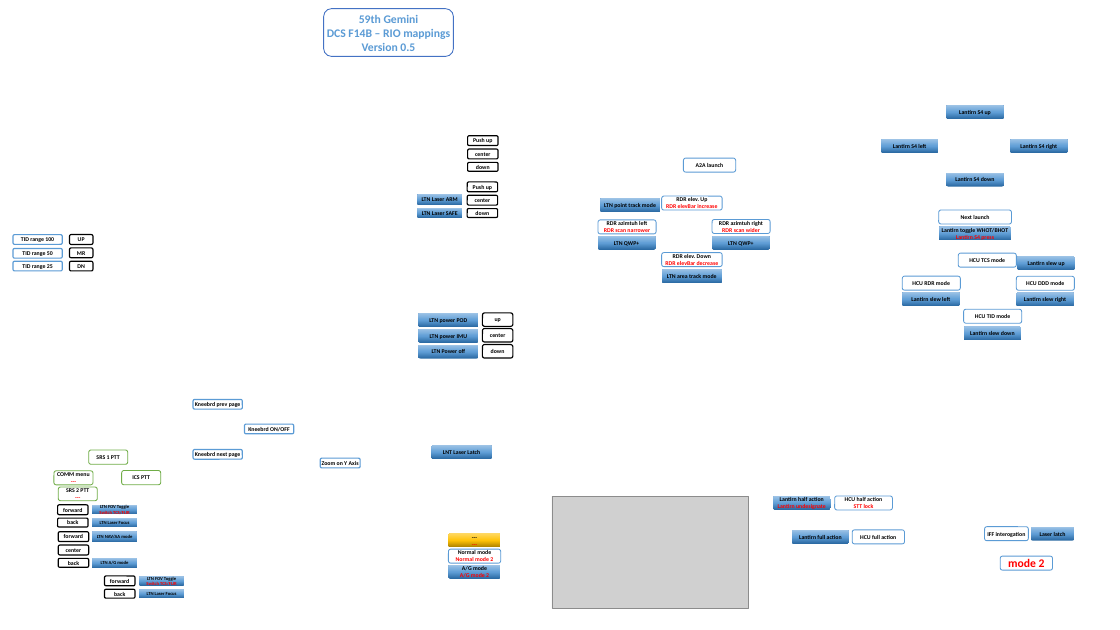
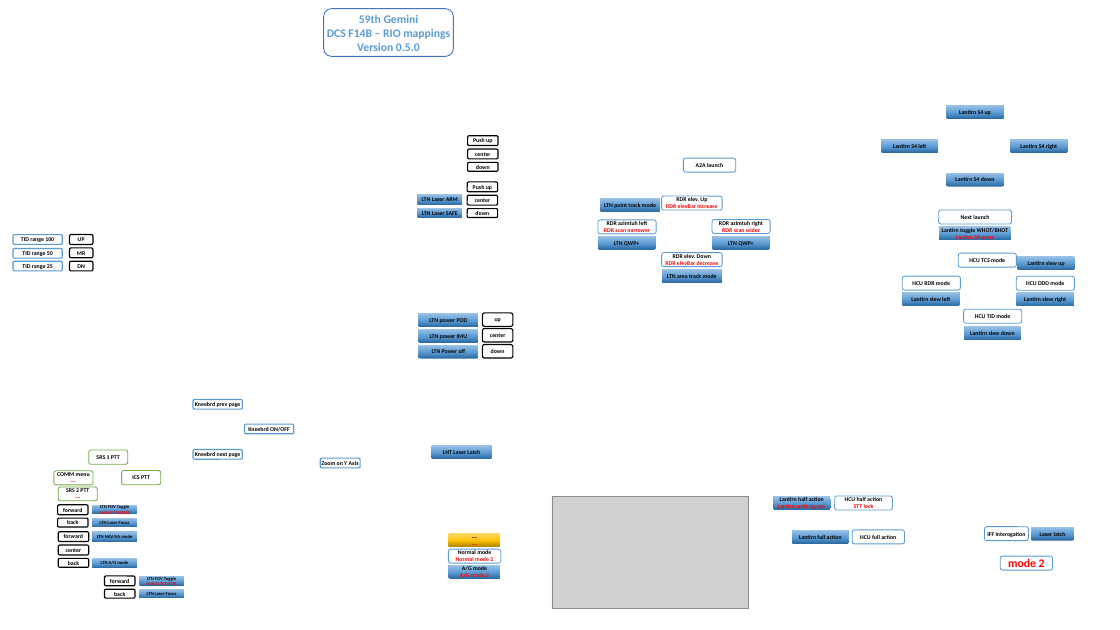
Before and after one commit to 59th-gemini-warthog-profiles/warthog-f14-rio, a slide deck: slide 1 of mapping.pptx. Drawn at 1120x630 pixels with LibreOffice and Linux fonts; fonts in the diff are those of the drawing; grey boxes stand for pictures; background and template pictures are left out. Boxes give left, top, right and bottom in pixels: in the first picture for what was removed or moved away, otherwise in the second. Text is boxed around its words. In the diff, an @@ line names an element or a change of style, - is before the commit and + after.

Commit message:
fix mapping.pdf and mapping.pptx

```diff
--- a/mapping.pptx
+++ b/mapping.pptx
@@ text in rounded rectangle at [357, 43, 420, 51]: text changed @@
-Version 0.5
+Version 0.5.0
```
Also in this commit, not shown: 1 other file.
